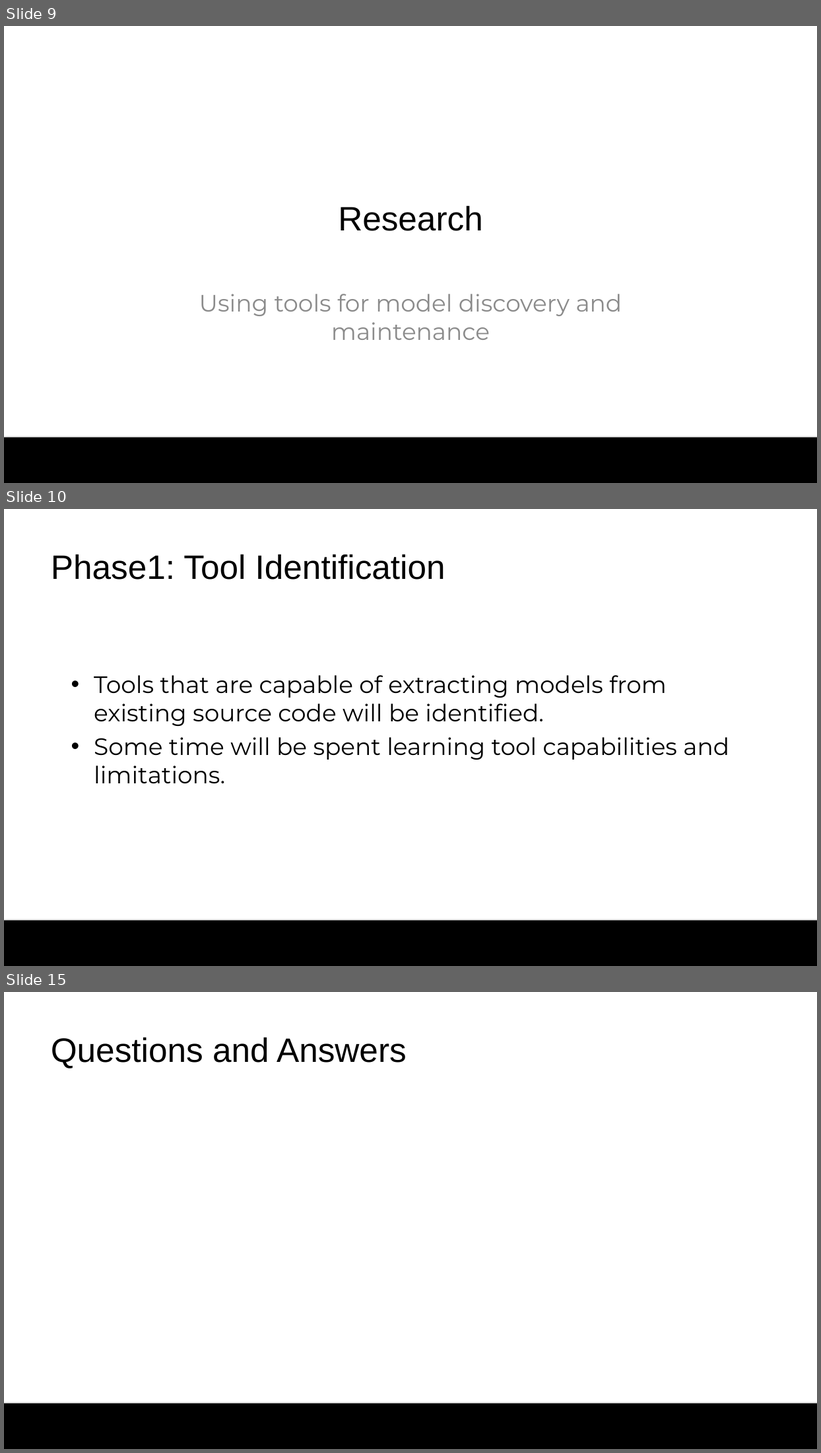
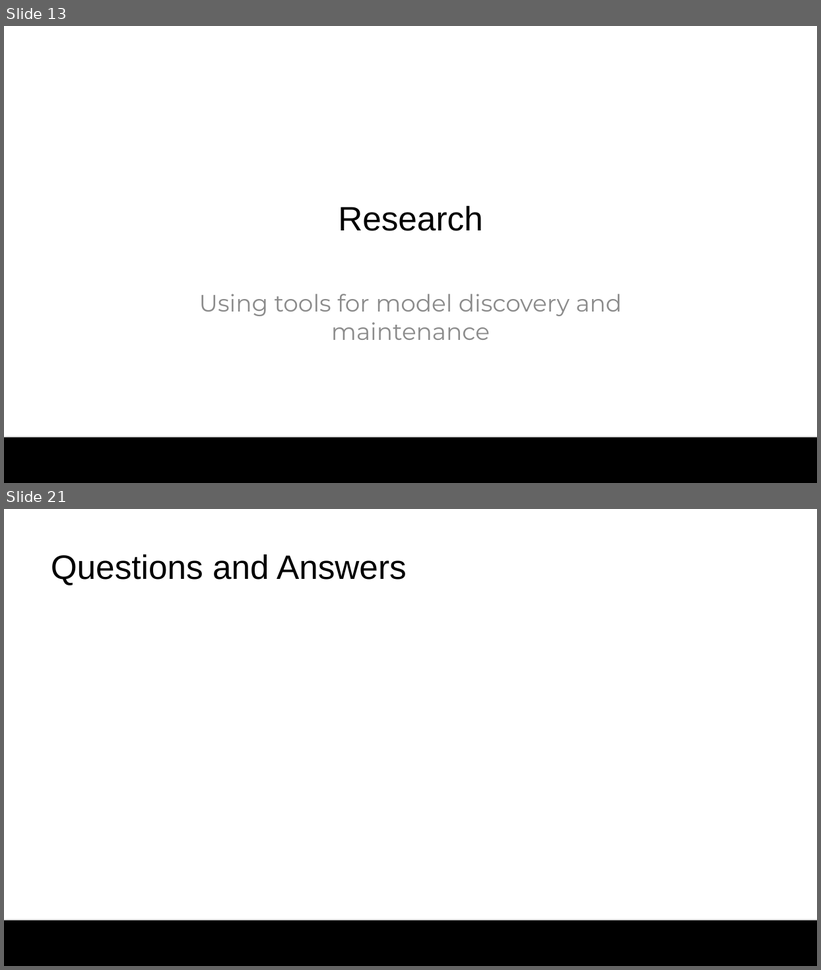
Before and after one commit to colby13king/cs5320-code, a slide deck: LicenseAssetManager/docs/Maintenance/MaintenancePresentation.pptx. Shown one above the other, each under a label of ours: slides 9, 10 and 15 before the commit, slides 13 and 21 after it; the slides between them are not shown. The pictures are 821x1453 and 821x970 pixels, drawn with LibreOffice and Linux fonts; fonts in the diff are those of the drawing; background and template pictures are left out. Boxes give left, top, right and bottom in pixels: in the first picture for what was removed or moved away, otherwise in the second. Text is boxed around its words. In the diff, an @@ line names an element or a change of style, - is before the commit and + after.

```diff
--- a/LicenseAssetManager/docs/Maintenance/MaintenancePresentation.pptx
+++ b/LicenseAssetManager/docs/Maintenance/MaintenancePresentation.pptx
@@ slide 10 removed at (x1=4, y1=509, x2=817, y2=966), background #FFFFFF; not listed: 1 template element that a slide beside it also shows @@
@@ title removed at (x1=51, y1=554, x2=446, y2=580) @@
-Phase1: Tool Identification
@@ text removed at (x1=94, y1=675, x2=729, y2=784) @@
-• Tools that are capable of extracting models from existing source code will be identified.
-• Some time will be spent learning tool capabilities and limitations.
@@ what was slide 9 is now slide 13 @@
@@ what was slide 15 is now slide 21 @@
```
Also in this commit, not shown: 7 slides changed, 11 slides added, 4 other slides removed, 1 other file.
